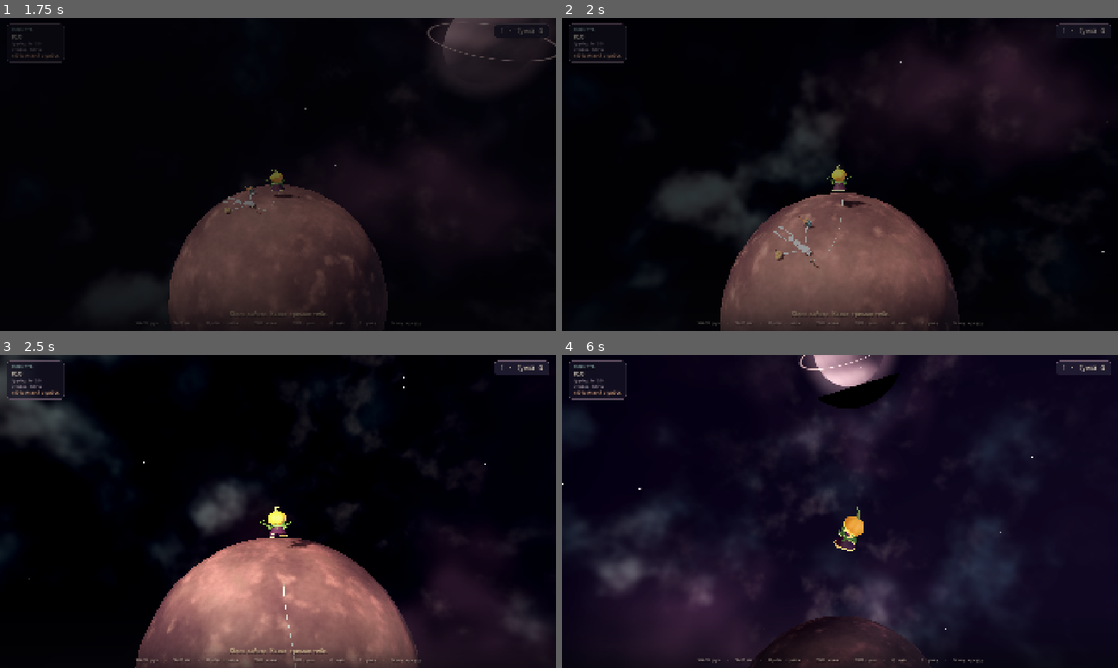
Above: before the commit, frames 1-4 (two rows, left to right).
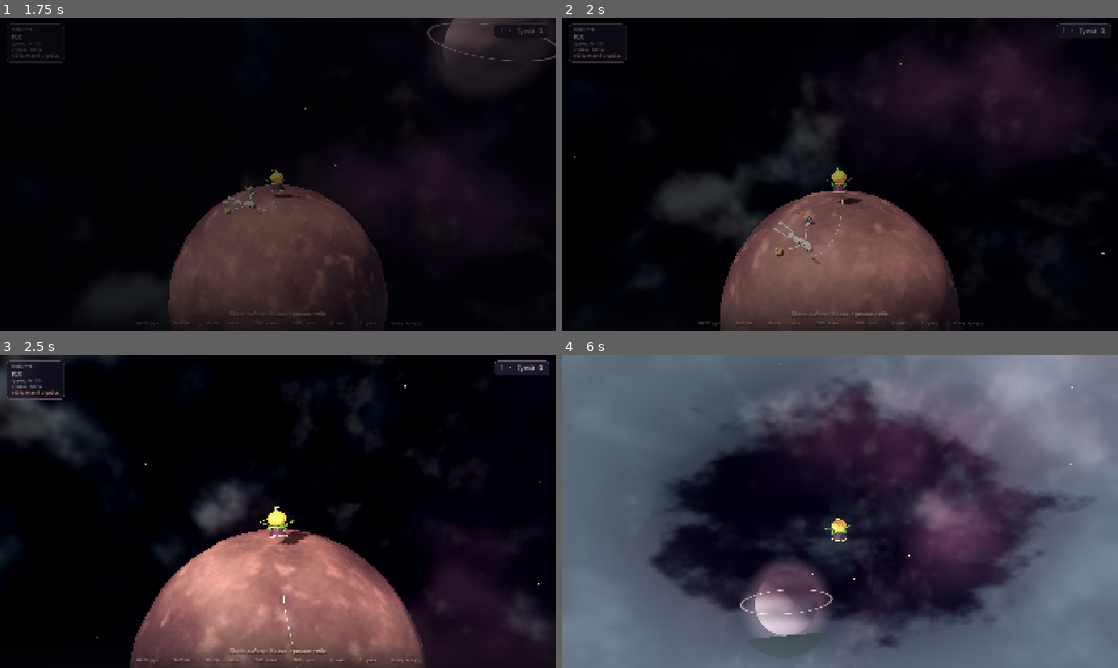
Above: after the commit, the same moments.

Repository: krabikdev/your-personal-planet
Game: Godot game, scene res://ui/main_menu.tscn
Same seed, same stepped clock (60 frames per second), same inputs: the game is played once before the commit and once after it. Sound files missing from this copy of the repository are replaced by a short silence.
Inputs (mouse positions are in pixels of both pictures, inside the frame that each line leads up to):
- Up to frame 1 (1.75 s): tap Enter at 0.5 s; move the mouse to (400, 158) at 0.52 s; press the mouse at (400, 158) at 0.53 s; hold D (move_right) 0.53-1.28 s; tap Space (jump) at 0.77, 1.07, 1.52, 1.55 s; right-click (400, 158) at 0.8 s; move the mouse to (250, 174) at 1.27 s; release the mouse at (250, 174) at 1.28 s; hold W (move_forward) from 1.28 s (still down); right-click (250, 174) at 1.35 s
- Up to frame 2 (2 s): keep holding W (move_forward); tap Space (jump) at 1.82 s
- Up to frame 3 (2.5 s): keep holding W (move_forward); move the mouse to (289, 505) at 2.02 s; hold Space (jump) from 2.03 s (still down); click (289, 505) at 2.3 s
- Up to frame 4 (6 s): move the mouse to (834, 517) at 2.77 s; release Space (jump) at 2.78 s; click (834, 517) at 2.85 s; tap Space (jump) at 3.02, 3.32, 3.77, 3.8, 4.07, 4.52, 4.82 s; right-click (834, 517) at 3.05 s; move the mouse to (878, 514) at 3.52 s; hold Shift (run) 3.53-4.28 s; move the mouse to (795, 508) at 4.27 s; tap Q (sky_view) at 4.35 s; click (795, 508) at 4.55 s; move the mouse to (845, 511) at 5.02 s; hold Right mouse button (stake) 5.03-5.78 s; click (845, 511) at 5.17 s; move the mouse to (817, 505) at 5.77 s; release W (move_forward) at 5.78 s; hold D (move_right) from 5.78 s (still down); tap = (zoom_in) at 5.85 s

Frame 1 is identical in both runs. In frame 2, 1.1% of the frame differs, in the area x 2-98%, y 13-96%; in frame 3, 4.3%; in frame 4, 80%, in the area x 0-100%, y 0-100%.

Commit message:
fix: winch release snap, air digging, near-ground jumps, ground winch reset (#44)
* fix: ease the rope pull instead of snapping the duke upright

* fix: only swing the net on solid ground

* feat: let coyote cover the last hand above ground

* fix: keep winching along the ground far from the stake

Diff:
--- a/scripts/game/game.gd
+++ b/scripts/game/game.gd
@@ -105,8 +105,9 @@
 	if _state == State.DEAD:
 		return
 	if event.is_action_pressed("interact") and _state == State.PLAYING:
-		_player.swing_net()
-		get_viewport().set_input_as_handled()
+		if _player.is_on_floor():
+			_player.swing_net()
+			get_viewport().set_input_as_handled()
 		return
 	if event.is_action_pressed("stake") and _state == State.PLAYING:
 		if not _rope.is_planted():
--- a/scripts/game/player.gd
+++ b/scripts/game/player.gd
@@ -19,6 +19,9 @@
 const FOOTSTEP_PITCH_MIN: float = 0.05
 const FOOTSTEP_PITCH_MAX: float = 0.10
 const GROUND_STICK: float = 0.12
+## Jumping stays possible this close above the ground even when the feet are
+## not planted: stepping off a pebble should not eat the jump.
+const JUMP_GROUND_ALLOWANCE: float = 0.18
 const ROPE_STEER_PULL: float = 0.45
 const ROPE_ARRIVE: float = 1.2
 const ROPE_HANG_FADE: float = 2.0
@@ -319,12 +322,7 @@
 
 func _update_winch() -> void:
 	var reeling: bool = (
-		_rope_crawl
-		and not locked
-		and not dead
-		and not is_on_floor()
-		and rope != null
-		and rope.is_planted()
+		_rope_crawl and not locked and not dead and rope != null and rope.is_planted()
 	)
 	_set_winch_playing(reeling)
 
@@ -345,16 +343,22 @@
 func _rope_air_active() -> bool:
 	if rope == null or not rope.is_planted():
 		return false
-	if not Input.is_action_pressed("jump") or is_on_floor():
+	if not Input.is_action_pressed("jump"):
 		_rope_crawl = false
 		_rope_brake_latch = false
 		_rope_done = false
 		return false
-	if _rope_done:
+	if _rope_done or (_rope_brake_latch and not _rope_crawl):
+		if is_on_floor():
+			_rope_brake_latch = false
+			_rope_done = false
 		return false
-	if _rope_crawl:
-		return true
-	if _rope_brake_latch:
+	if is_on_floor() and not _rope_crawl:
+		# Standing on the ground with a fresh press is a jump, not a winch.
+		# A crawl that is already going survives a graze of the floor instead
+		# of resetting and braking the glide on every bump.
+		_rope_brake_latch = false
+		_rope_done = false
 		return false
 	# A fresh press in the air: the winch takes over from the next frame on.
 	_rope_crawl = true
@@ -365,11 +369,9 @@
 	if rope == null:
 		return
 	# The winch stops pulling once the boy is back at the stake: from there the
-	# ground takes him, even with the key still held.
-	if (
-		get_altitude() < 0.3
-		or global_position.distance_to(rope.get_anchor_position()) <= ROPE_ARRIVE
-	):
+	# ground takes him, even with the key still held. Low altitude alone is not
+	# an arrival: on a draped rope home can still be metres away along the ground.
+	if global_position.distance_to(rope.get_anchor_position()) <= ROPE_ARRIVE:
 		_rope_done = true
 		_rope_crawl = false
 		_apply_gravity(get_up(), delta)
@@ -442,7 +444,7 @@
 		_jump_buffer = jump_buffer_time
 	else:
 		_jump_buffer = maxf(_jump_buffer - get_physics_process_delta_time(), 0.0)
-	if grounded:
+	if grounded or get_altitude() < JUMP_GROUND_ALLOWANCE:
 		_coyote = coyote_time
 	else:
 		_coyote = maxf(_coyote - get_physics_process_delta_time(), 0.0)
--- a/scripts/game/prince_model.gd
+++ b/scripts/game/prince_model.gd
@@ -78,6 +78,7 @@
 var _air_tuck: float = 0.0
 var _pull: Vector3 = Vector3.ZERO
 var _pull_weight: float = 0.0
+var _pull_target: Vector3 = Vector3.ZERO
 var _hang: float = 0.0
 var _running: bool = false
 var _sitting: bool = false
@@ -172,9 +173,11 @@
 
 
 ## Where the rope is dragging him and how hard, so the body can hang from it
-## instead of standing to attention in mid air.
+## instead of standing to attention in mid air. The direction eases toward its
+## target so letting go of the winch settles the body instead of snapping it
+## upright; the weight stays instant and the hang still fades at its own rate.
 func set_pull(direction: Vector3, weight: float) -> void:
-	_pull = direction
+	_pull_target = direction
 	_pull_weight = clampf(weight, 0.0, 1.0)
 
 
@@ -304,6 +307,7 @@
 
 
 func _update_air(delta: float) -> void:
+	_pull = _pull.lerp(_pull_target, 1.0 - exp(-LEAN_RATE * delta))
 	if _grounded:
 		if _airborne:
 			_airborne = false
@@ -436,7 +440,7 @@
 ## Rotates the body so its up follows the rope: a boy hanging from a winch
 ## should hang, and near the ground the lean fades back to standing straight.
 func _hang_quaternion() -> Quaternion:
-	if _rig == null or _hang <= 0.001 or _pull.length_squared() < 0.0001:
+	if _rig == null or _hang <= 0.001 or _pull.length_squared() < 0.000001:
 		return Quaternion.IDENTITY
 	var local: Vector3 = (global_transform.basis.inverse() * -_pull).normalized()
 	if local.dot(Vector3.UP) < -0.999:
--- a/tests/test_duke_air_pose.gd
+++ b/tests/test_duke_air_pose.gd
@@ -133,3 +133,35 @@
 
 	assert_lt(altitude, 0.4, "the winch should put him down at the stake, not leave him hanging")
 	assert_true(landed, "holding Space at the stake should still let him land")
+
+
+func test_letting_go_of_space_does_not_snap_the_body() -> void:
+	var game: Game = _make_game()
+	await wait_physics_frames(2)
+
+	var planet: Planet = game.get_node("Planet") as Planet
+	var player: Boy = game.get_node("Player") as Boy
+	var model: PrinceModel = player._model
+	planet.apply_radius(20.0)
+	player.snap_to_surface()
+	await wait_physics_frames(1)
+	player.plant_stake()
+	await wait_physics_frames(1)
+
+	var up: Vector3 = player.get_up()
+	var centre: Vector3 = planet.get_center()
+	player.global_position = centre + up * (planet.radius + 6.0)
+	player.velocity = Vector3.ZERO
+	Input.action_press("jump")
+	await wait_physics_frames(30)
+	Input.action_release("jump")
+
+	var worst: float = 0.0
+	var last: Quaternion = model._rig.quaternion
+	for _frame: int in 12:
+		await wait_physics_frames(1)
+		var now: Quaternion = model._rig.quaternion
+		worst = maxf(worst, rad_to_deg(last.angle_to(now)))
+		last = now
+
+	assert_lt(worst, 5.0, "letting go of the winch should settle the body, not snap it")
--- /dev/null
+++ b/tests/test_duke_jump.gd
@@ -0,0 +1,77 @@
+extends GutTest
+
+const GAME_PATH: String = "res://scenes/game.tscn"
+
+
+func _make_game() -> Game:
+	var game: Game = (load(GAME_PATH) as PackedScene).instantiate() as Game
+	add_child_autofree(game)
+	return game
+
+
+func test_coyote_time_survives_walking_off_a_ledge() -> void:
+	var game: Game = _make_game()
+	await wait_physics_frames(2)
+
+	var planet: Planet = game.get_node("Planet") as Planet
+	var player: Boy = game.get_node("Player") as Boy
+	var up: Vector3 = player.get_up()
+	player.global_position = planet.get_center() + up * (planet.radius + 0.5)
+	player.velocity = Vector3.ZERO
+	await wait_physics_frames(2)
+	player._coyote = 0.06
+	Input.action_press("jump")
+	await wait_physics_frames(1)
+	Input.action_release("jump")
+
+	assert_gt(
+		player.velocity.dot(player.get_up()),
+		0.5,
+		"a jump just after leaving the ground should still fire",
+	)
+
+
+func test_close_to_the_ground_counts_as_grounded_for_jumping() -> void:
+	var game: Game = _make_game()
+	await wait_physics_frames(2)
+
+	var planet: Planet = game.get_node("Planet") as Planet
+	var player: Boy = game.get_node("Player") as Boy
+	var up: Vector3 = player.get_up()
+	player.global_position = planet.get_center() + up * (planet.radius + 0.1)
+	player.velocity = up * 1.0
+	await wait_physics_frames(2)
+	assert_false(player.is_on_floor(), "setup: close to the ground but airborne")
+	player._coyote = 0.0
+	Input.action_press("jump")
+	await wait_physics_frames(1)
+	Input.action_release("jump")
+
+	assert_gt(
+		player.velocity.dot(player.get_up()),
+		0.5,
+		"being a hand above the ground should not eat the jump",
+	)
+
+
+func test_a_jump_pressed_just_before_landing_fires_on_touchdown() -> void:
+	var game: Game = _make_game()
+	await wait_physics_frames(2)
+
+	var planet: Planet = game.get_node("Planet") as Planet
+	var player: Boy = game.get_node("Player") as Boy
+	var up: Vector3 = player.get_up()
+	player.global_position = planet.get_center() + up * (planet.radius + 0.4)
+	player.velocity = Vector3.ZERO
+	await wait_physics_frames(9)
+	Input.action_press("jump")
+	await wait_physics_frames(1)
+	Input.action_release("jump")
+	player.snap_to_surface()
+	await wait_physics_frames(1)
+
+	assert_gt(
+		player.velocity.dot(player.get_up()),
+		0.5,
+		"a jump pressed just before landing should fire on touchdown",
+	)
--- a/tests/test_game_scene.gd
+++ b/tests/test_game_scene.gd
@@ -607,3 +607,46 @@
 	)
 	assert_lt(lowest, 0.01, "at least some bones should touch the ground")
 	assert_gte(resting, 20, "almost every bone should lie flat instead of floating")
+
+
+func test_the_net_swing_needs_solid_ground() -> void:
+	var scene: PackedScene = load(GAME_PATH) as PackedScene
+	var game: Game = scene.instantiate() as Game
+	add_child_autofree(game)
+	await wait_process_frames(1)
+
+	var planet: Planet = game.get_node("Planet") as Planet
+	var player: Boy = game.get_node("Player") as Boy
+	await wait_physics_frames(2)
+	var up: Vector3 = player.get_up()
+	player.global_position = planet.get_center() + up * (planet.radius + 1.5)
+	player.velocity = Vector3.ZERO
+	await wait_physics_frames(1)
+	assert_false(player.is_on_floor(), "setup: the boy should be airborne for this check")
+
+	var event := InputEventAction.new()
+	event.action = &"interact"
+	event.pressed = true
+	game._unhandled_input(event)
+	await wait_process_frames(3)
+
+	assert_false(player._model._net_swinging, "swinging the net mid-air should do nothing")
+
+
+func test_the_net_swing_still_works_on_the_ground() -> void:
+	var scene: PackedScene = load(GAME_PATH) as PackedScene
+	var game: Game = scene.instantiate() as Game
+	add_child_autofree(game)
+	await wait_process_frames(1)
+
+	var player: Boy = game.get_node("Player") as Boy
+	player.snap_to_surface()
+	await wait_physics_frames(7)
+	assert_true(player.is_on_floor(), "setup: the boy should be grounded for this check")
+
+	var event := InputEventAction.new()
+	event.action = &"interact"
+	event.pressed = true
+	game._unhandled_input(event)
+
+	assert_true(player._model._net_swinging, "swinging the net on the ground should still work")
--- a/tests/test_rope_anchor.gd
+++ b/tests/test_rope_anchor.gd
@@ -601,3 +601,34 @@
 		var closest: Vector3 = Geometry3D.get_closest_point_to_segment(point, start, finish)
 		bulge = maxf(bulge, point.distance_to(closest))
 	assert_lt(bulge, 0.3, "next to the stake the rope should stay short, not loop away")
+
+
+func test_the_winch_keeps_pulling_along_the_ground_far_from_the_stake() -> void:
+	var game: Game = _make_game()
+	await wait_physics_frames(1)
+
+	var player: Boy = game.get_node("Player") as Boy
+	var planet: Planet = game.get_node("Planet") as Planet
+	player.plant_stake()
+	await wait_physics_frames(1)
+
+	var centre: Vector3 = planet.get_center()
+	var stake_dir: Vector3 = (player.rope.get_anchor_position() - centre).normalized()
+	var axis: Vector3 = stake_dir.cross(player.get_up()).normalized()
+	if axis.length_squared() < 0.01:
+		axis = stake_dir.cross(Vector3.RIGHT).normalized()
+	player.global_position = (
+		centre + stake_dir.rotated(axis.normalized(), 0.6) * (planet.radius + 0.15)
+	)
+	player.velocity = Vector3.ZERO
+	await wait_physics_frames(1)
+	var start: float = player.global_position.distance_to(player.rope.get_anchor_position())
+	Input.action_press("jump")
+	await wait_physics_frames(90)
+	Input.action_release("jump")
+
+	assert_lt(
+		player.global_position.distance_to(player.rope.get_anchor_position()),
+		start - 2.0,
+		"holding Space low and far from the stake should keep reeling home, not give up",
+	)
Not shown, added: tests/test_duke_jump.gd.uid
